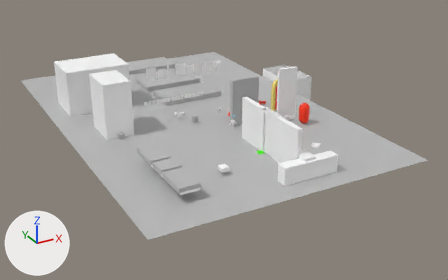
A saved change to the FBX model Assets/Meshes/BlockmeshExport.fbx.
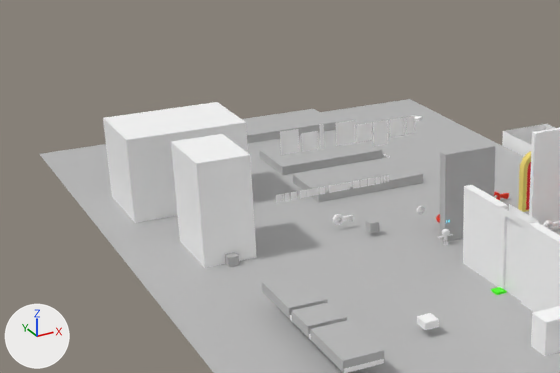
There are two pictures of each version: one whole from a camera (50 mm lens) standing at (395.1, -103.1, -487.4) and looking at (449.8, -3.6, -537.2), one close up on the part from 0% to 65% of the width and 0% to 70% of the height. Lighting does not change. The marker at lower left points along +X, +Y and +Z. The first two pictures are the older version. Where no turn or scale is listed for an object, it has been applied to the vertices.

Script lines for the objects in view, before the commit:
```python
me_scene_039 = bpy.data.meshes.new('Scene.039')
me_scene_039.from_pydata(...)  # 126 vertices, 252 faces; spans x -1.79..1.79, y -0.38..0.38, z -0.39..6.34
me_scene_039.materials.append(mat_outer_finalmat)  # yellow #f4df73
me_scene_042 = bpy.data.meshes.new('Scene.042')
me_scene_042.from_pydata(...)  # a box spanning x -6.27..6.27, y -4.39..4.39, z -4.42..4.42
me_scene_042.materials.append(mat_shader_graphs_faketransparency)  # white #ffffff
me_scene_046 = bpy.data.meshes.new('Scene.046')
me_scene_046.from_pydata(...)  # a box spanning x -2.06..2.06, y -0.25..0.25, z -5.03..5.03
me_scene_046.materials.append(mat_probuilderdefault)  # its picture is missing
ob_cube = bpy.data.objects.new('Cube', me_scene_046)
ob_cube.location = (459.69, -10.54, -526.87)
ob_cube__4 = bpy.data.objects.new('Cube__4_', me_scene_042)
ob_cube__4.location = (429.55, 14.53, -527.48)
ob_mesh_met_animatie = bpy.data.objects.new('mesh_met_animatie', me_scene_039)
ob_mesh_met_animatie.location = (461.28, -5.86, -531.9)
# also in view: 'Cube__7_' at (473.3, 9.3, -534.9); 'Cube__9_' at (447.8, -17.8, -528.1); 'Cube__2_' at (448.4, 20.1, -531.4); 'Dooropening' at (447.8, -23.3, -528.5); 'Cube__6_' at (451.2, -9.0, -527.9)
```
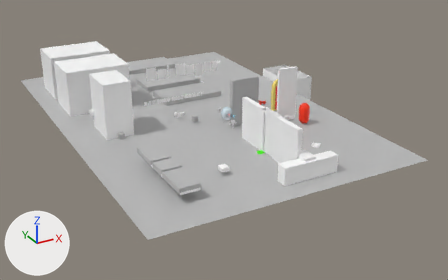
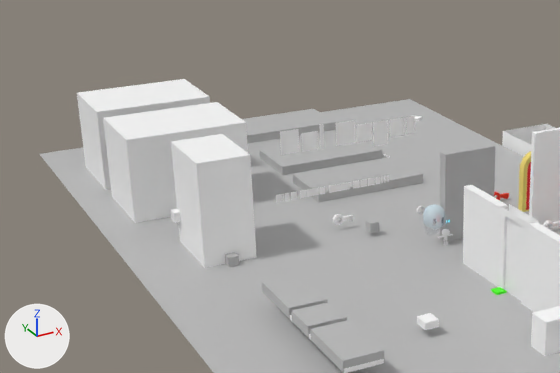
Scene script edits in JSON lines:
```json
{"op": "add", "block": "img_ghost_material_albedotransparency_png", "code": ["img_ghost_material_albedotransparency_png = load_image('Ghost_Material_AlbedoTransparency.png', '../Textures/Ghost_Material_AlbedoTransparency.png', 2048, 2048, 'sRGB')"]}
{"op": "add", "block": "img_waterlow_defaultmaterial_normal_png", "code": ["img_waterlow_defaultmaterial_normal_png = load_image('WaterLow_DefaultMaterial_Normal.png', '../Textures/WaterLow_DefaultMaterial_Normal.png', 2048, 2048, 'Non-Color')"]}
{"op": "add", "block": "mat_ghost", "code": ["mat_ghost = principled_material('Ghost')", "mat_ghost.texture = img_ghost_material_albedotransparency_png  # with its transparency"]}
{"op": "add", "block": "mat_groen", "code": ["mat_groen = bpy.data.materials.new('groen')", "# colours: white #ffffff", "# uses the picture img_waterlow_defaultmaterial_normal_png"]}
{"op": "add", "block": "me_scene_001_1", "code": ["me_scene_001_1 = bpy.data.meshes.new('Scene.001')", "me_scene_001_1.from_pydata(...)  # 226 vertices, 448 faces; spans x -1.03..1.03, y -1.02..1.28, z -2.78..0.88", "me_scene_001_1.materials.append(mat_ghost)  # picture img_ghost_material_albedotransparency_png"]}
{"op": "add", "block": "ob_cube__15", "code": ["ob_cube__15 = bpy.data.objects.new('Cube__15_', me_scene_042.copy())  # the mesh of ob_cube__4", "ob_cube__15.location = (429.55, 25.79, -527.48)"]}
{"op": "add", "block": "ob_ghost", "code": ["ob_ghost = bpy.data.objects.new('Ghost', me_scene_001_1)", "ob_ghost.location = (447.22, -9.45, -528.71)"]}
{"op": "add", "block": "ob_cube__14", "code": ["ob_cube__14 = bpy.data.objects.new('Cube__14_', me_scene_030)", "ob_cube__14.location = (425.61, 2.69, -528.95)", "ob_cube__14.rotation_euler = (1.571, 0.0, 0.0)  # degrees (90, 0, 0)", "ob_cube__14.scale = (0.01, 0.01, 0.01)", "ob_cube__14.material_slots[0].link = 'OBJECT'; ob_cube__14.material_slots[0].material = mat_groen"]}
```

Boxes [x1, y1, x2, y2] around the edits, measured in the close-ups (560 x 373 px):
```json
{"object": "Cube__15_", "change": "added", "after": [77, 79, 210, 190]}
{"object": "Ghost", "change": "added", "after": [424, 204, 444, 215]}
{"object": "Cube__14_", "change": "added", "after": [171, 209, 181, 223]}
```
